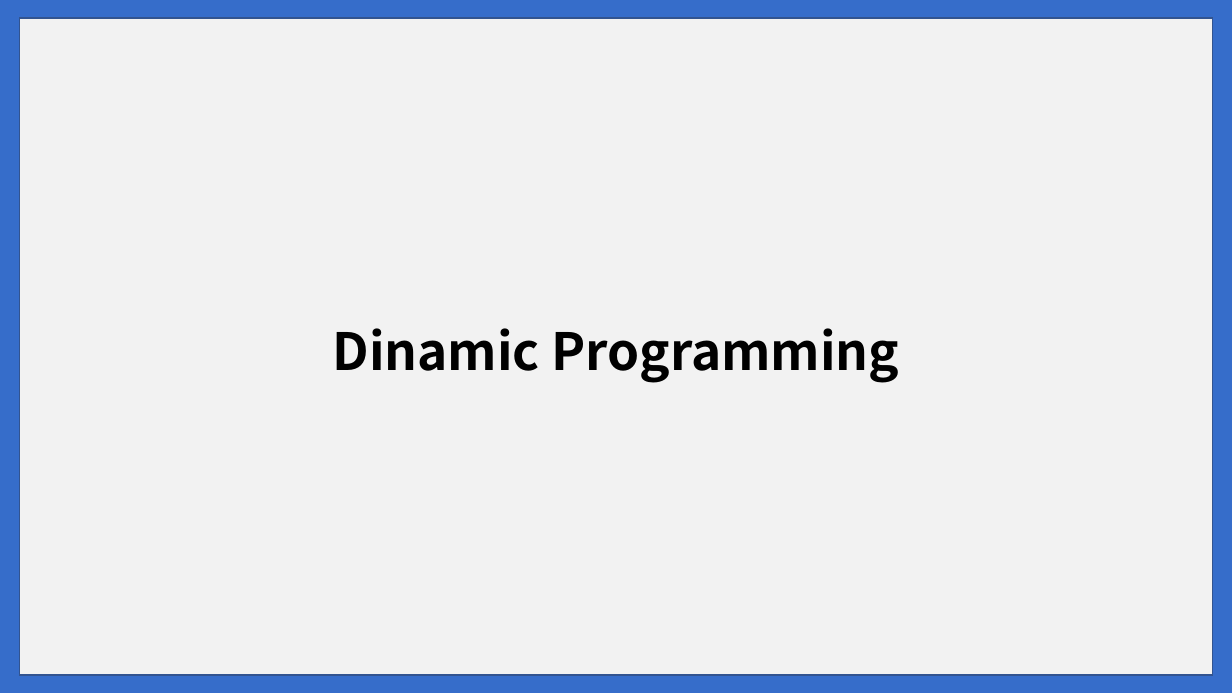
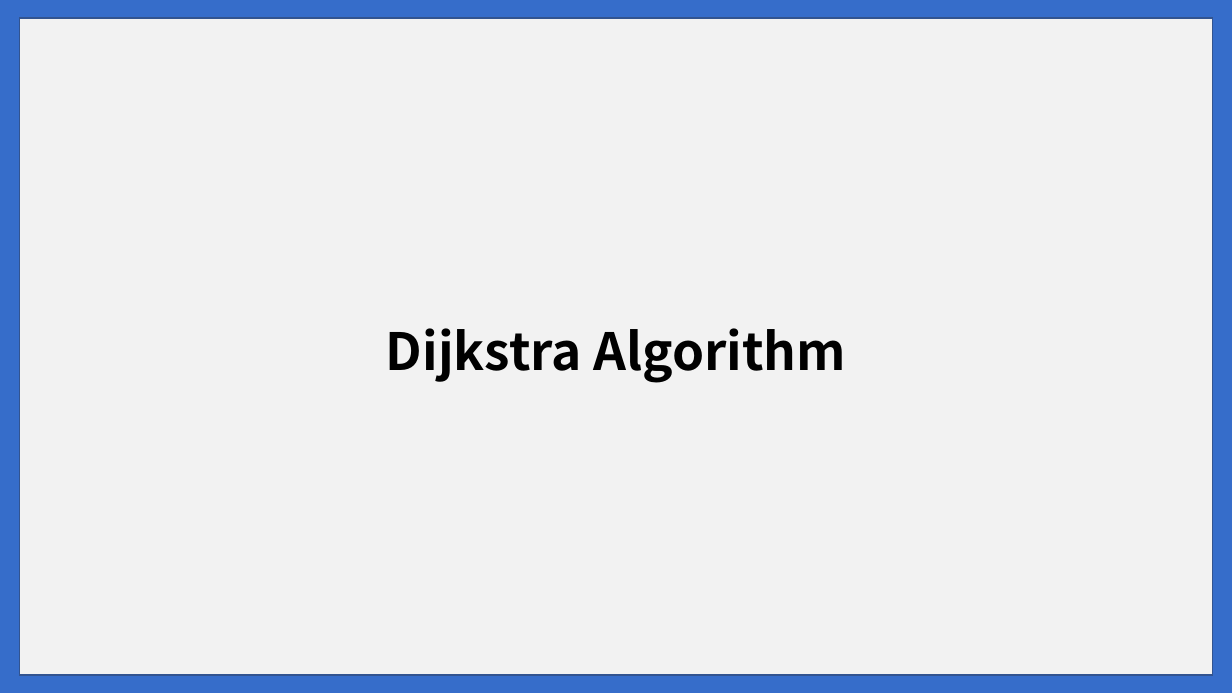
Before and after one commit to junhwan26/KOREAUNIV-STUDY, a slide deck: slide 2 of KUGODS Junior Algorithm study/정규세션 알고리즘 7주차.pptx. Drawn at 1232x693 pixels with LibreOffice and Linux fonts; fonts in the diff are those of the drawing; background and template pictures are left out. Boxes give left, top, right and bottom in pixels: in the first picture for what was removed or moved away, otherwise in the second. Text is boxed around its words. In the diff, an @@ line names an element or a change of style, - is before the commit and + after.

```diff
--- a/KUGODS Junior Algorithm study/정규세션 알고리즘 7주차.pptx
+++ b/KUGODS Junior Algorithm study/정규세션 알고리즘 7주차.pptx
@@ text at bbox=[386, 328, 846, 382]: text changed @@
-Dinamic Programming
+Dijkstra Algorithm
```
Also in this commit, not shown: 2 other files.
